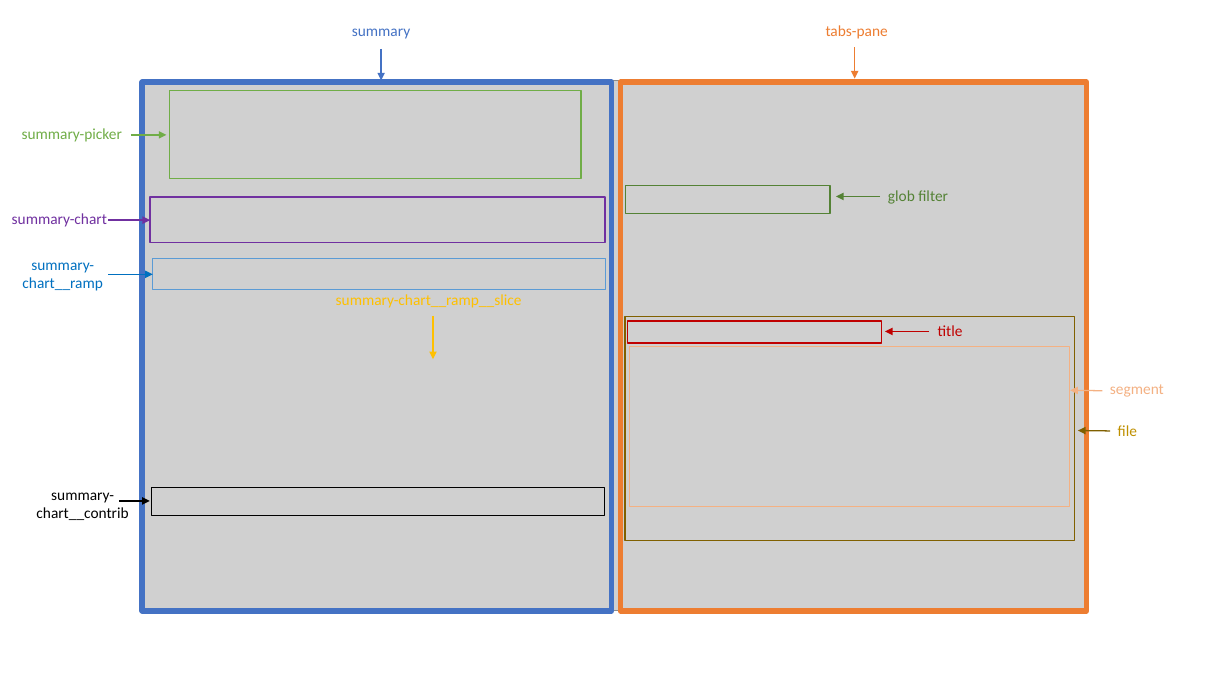
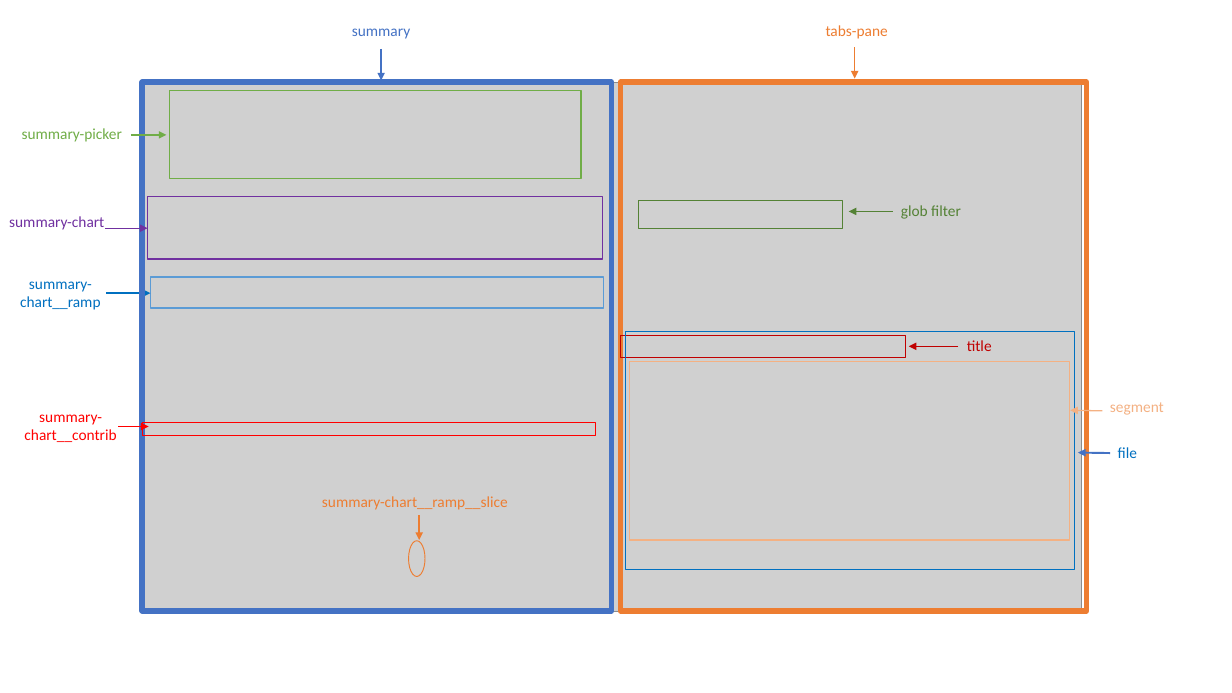
Before and after one commit to reposense/RepoSense, a slide deck: slide 1 of docs/diagrams/report-summary.pptx. Drawn at 1232x693 pixels with LibreOffice and Linux fonts; fonts in the diff are those of the drawing; grey boxes stand for pictures. Boxes give left, top, right and bottom in pixels: in the first picture for what was removed or moved away, otherwise in the second. Text is boxed around its words. In the diff, an @@ line names an element or a change of style, - is before the commit and + after.

```diff
--- a/docs/diagrams/report-summary.pptx
+++ b/docs/diagrams/report-summary.pptx
@@ picture: place and size @@
-picture at bbox=[144, 80, 1086, 611]
+picture at bbox=[141, 83, 1082, 613]
@@ rectangle: place and size @@
-rectangle at bbox=[150, 197, 605, 242]
+rectangle at bbox=[148, 197, 604, 260]
@@ arrow moved from (108, 220) - (150, 220) to (105, 228) - (148, 228) @@
@@ 1 text, 1 rectangle, 1 arrow: place and size @@
-1 text, 1 rectangle, 1 arrow at bbox=[626, 186, 948, 213]
+1 text, 1 rectangle, 1 arrow at bbox=[639, 201, 961, 228]
@@ text "summary-chart__ramp": place and size @@
-text "summary-chart__ramp" at bbox=[22, 262, 103, 291]
+text "summary-chart__ramp" at bbox=[20, 281, 101, 310]
@@ rectangle: place and size @@
-rectangle at bbox=[628, 321, 882, 343]
+rectangle at bbox=[621, 335, 906, 358]
@@ rectangle: place and size @@
-rectangle at bbox=[626, 317, 1076, 541]
+rectangle at bbox=[626, 332, 1076, 570]
@@ rectangle at bbox=[626, 332, 1076, 570]: outline #806000 1 pt to #0070C0 0.75 pt @@
@@ arrow moved from (930, 332) - (885, 332) to (958, 347) - (909, 347) @@
@@ text "title": place and size @@
-text "title" at bbox=[938, 325, 963, 336]
+text "title" at bbox=[967, 340, 992, 351]
@@ rectangle: place and size @@
-rectangle at bbox=[629, 347, 1069, 506]
+rectangle at bbox=[629, 361, 1069, 540]
@@ text "summary-": place and size @@
-text "summary-" at bbox=[36, 492, 128, 520]
+text "summary-" at bbox=[24, 414, 116, 442]
@@ text "summary-" at bbox=[24, 414, 116, 442]: text colour #000000 to #FF0000 @@
@@ arrow moved from (119, 501) - (150, 501) to (118, 427) - (149, 427) @@
@@ arrow (118, 427) - (149, 427): stroke #000000 1 pt to #FF0000 1.5 pt @@
@@ rectangle: place and size @@
-rectangle at bbox=[152, 488, 604, 516]
+rectangle at bbox=[142, 422, 595, 435]
@@ rectangle at bbox=[142, 422, 595, 435]: outline #000000 0.75 pt to #FF0000 0.75 pt @@
@@ text "file" at bbox=[1118, 447, 1137, 458]: text colour #BF9000 to #0070C0 @@
@@ 3 arrows, 2 texts, 1 rectangle: place and size @@
-3 arrows, 2 texts, 1 rectangle at bbox=[108, 259, 1164, 436]
+3 arrows, 2 texts, 1 rectangle at bbox=[106, 277, 1164, 458]
@@ arrow (1110, 453) - (1079, 453): stroke #806000 1 pt to #4472C4 1.5 pt @@
@@ text "summary-chart__ramp__slice": place and size @@
-text "summary-chart__ramp__slice" at bbox=[336, 294, 522, 308]
+text "summary-chart__ramp__slice" at bbox=[322, 496, 508, 510]
@@ text "summary-chart__ramp__slice" at bbox=[322, 496, 508, 510]: text colour #FFC000 to #ED7D31 @@
@@ arrow moved from (433, 316) - (433, 360) to (420, 516) - (420, 540) @@
@@ arrow (420, 516) - (420, 540): stroke #FFC000 1 pt to #ED7D31 1.5 pt @@
@@ ellipse added at bbox=[409, 541, 425, 577], outline #ED7D31 0.75 pt @@
```
Also in this commit, not shown: 3 other files.
